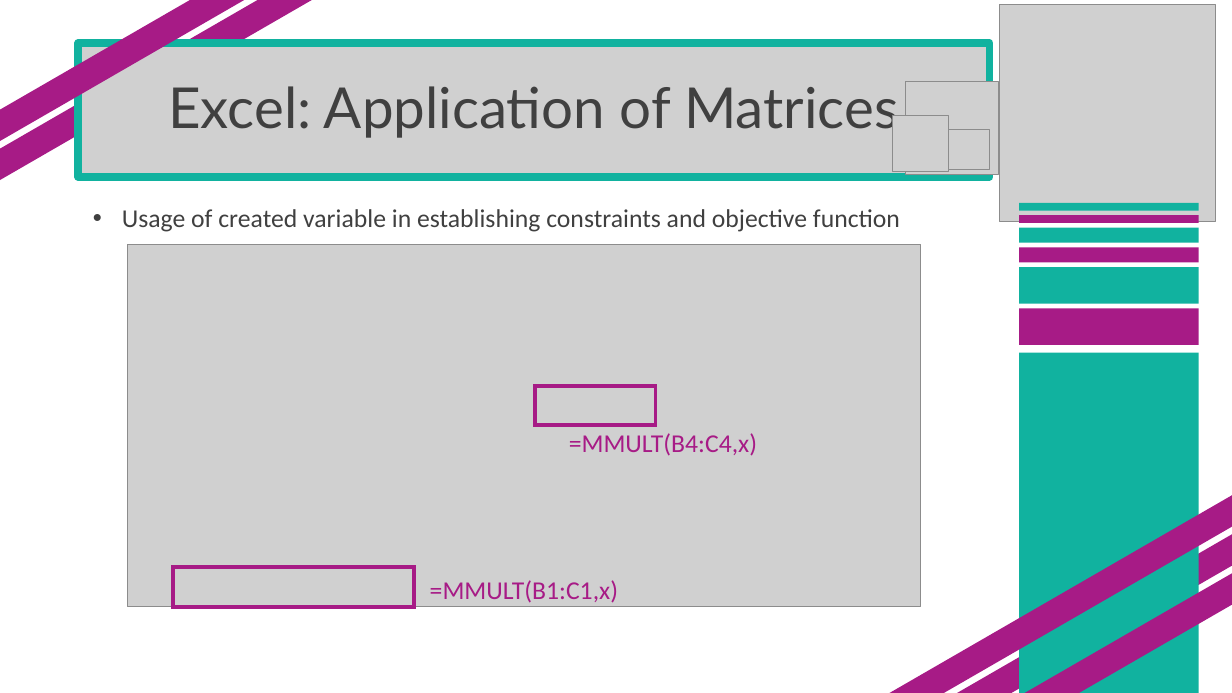
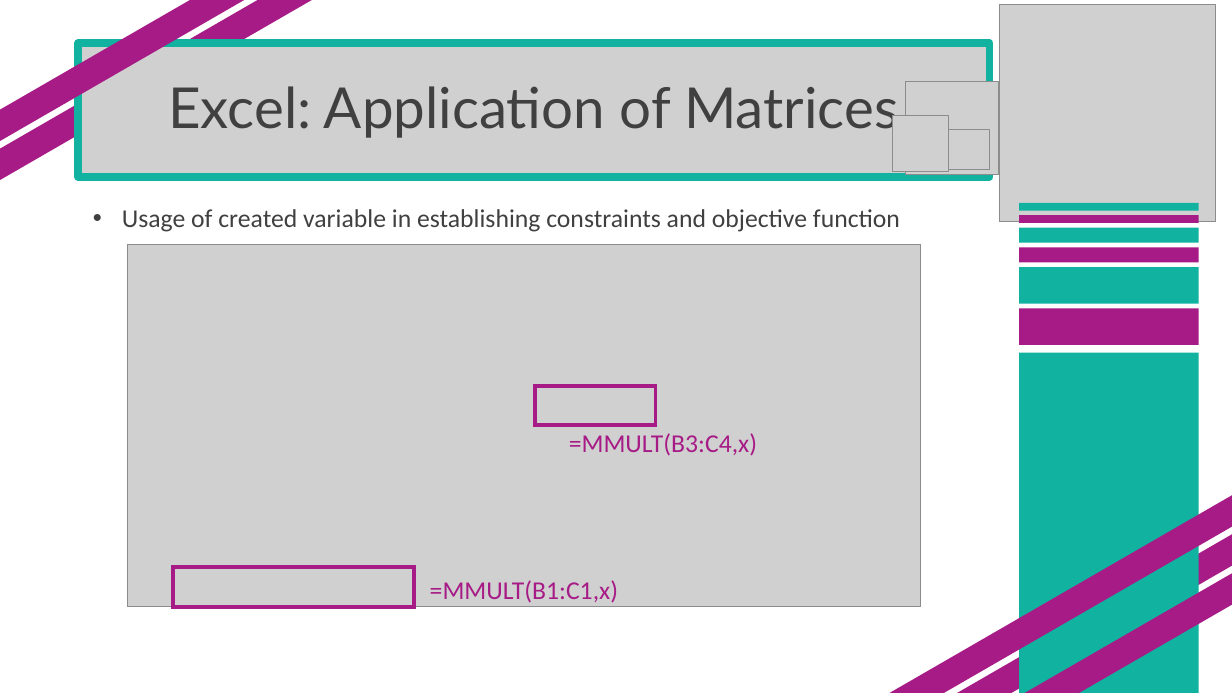
Before and after one commit to SuperMarioGiacomazzo/STOR305_WEBSITE, a slide deck: slide 24 of Lectures/Lecture 6/Lecture 6.pptx. Drawn at 1232x693 pixels with LibreOffice and Linux fonts; fonts in the diff are those of the drawing; grey boxes stand for pictures. Boxes give left, top, right and bottom in pixels: in the first picture for what was removed or moved away, otherwise in the second. Text is boxed around its words. In the diff, an @@ line names an element or a change of style, - is before the commit and + after.

```diff
--- a/Lectures/Lecture 6/Lecture 6.pptx
+++ b/Lectures/Lecture 6/Lecture 6.pptx
@@ text at [569, 433, 757, 456]: text changed @@
-=MMULT(B4:C4,x)
+=MMULT(B3:C4,x)
```
Also in this commit, not shown: 4 other files.
